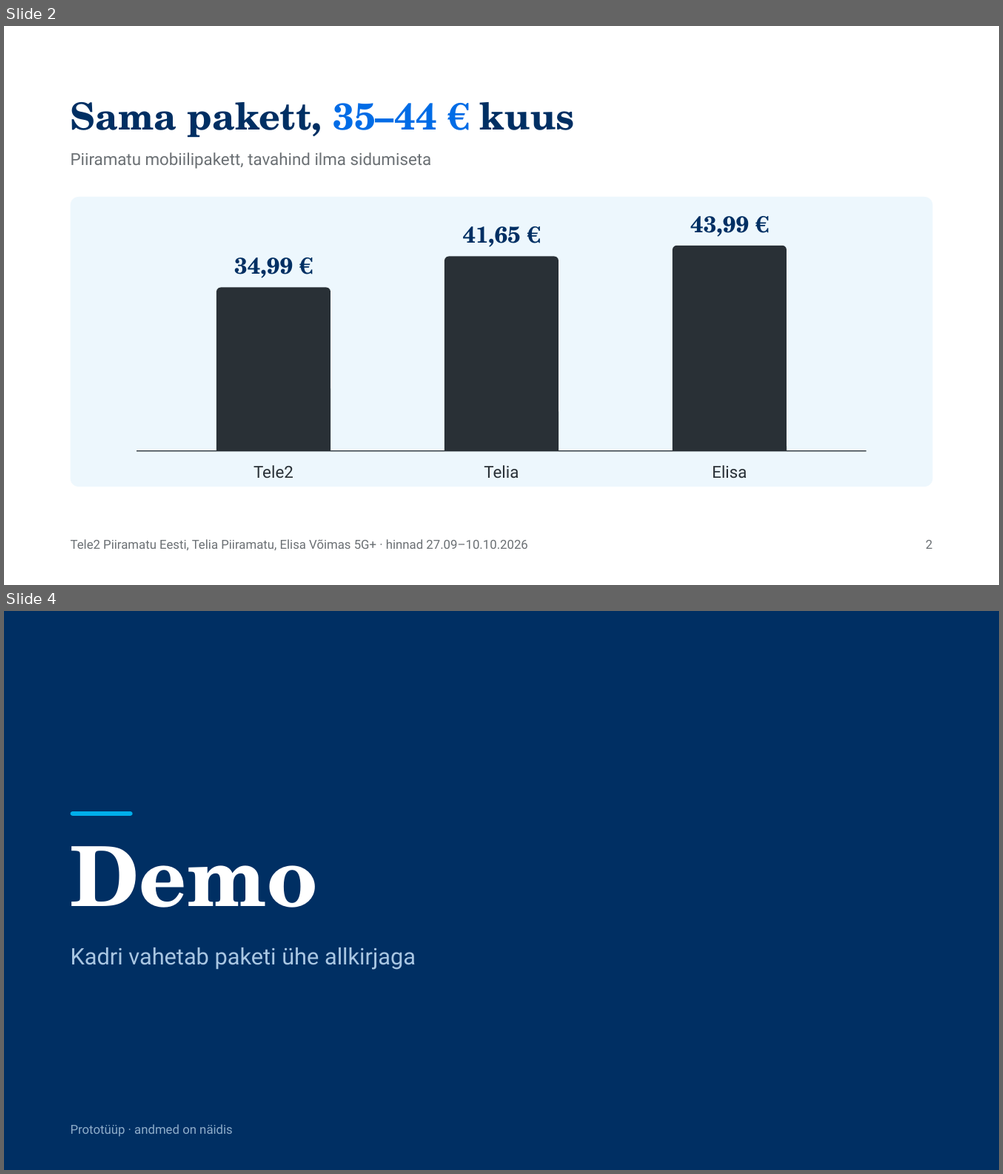
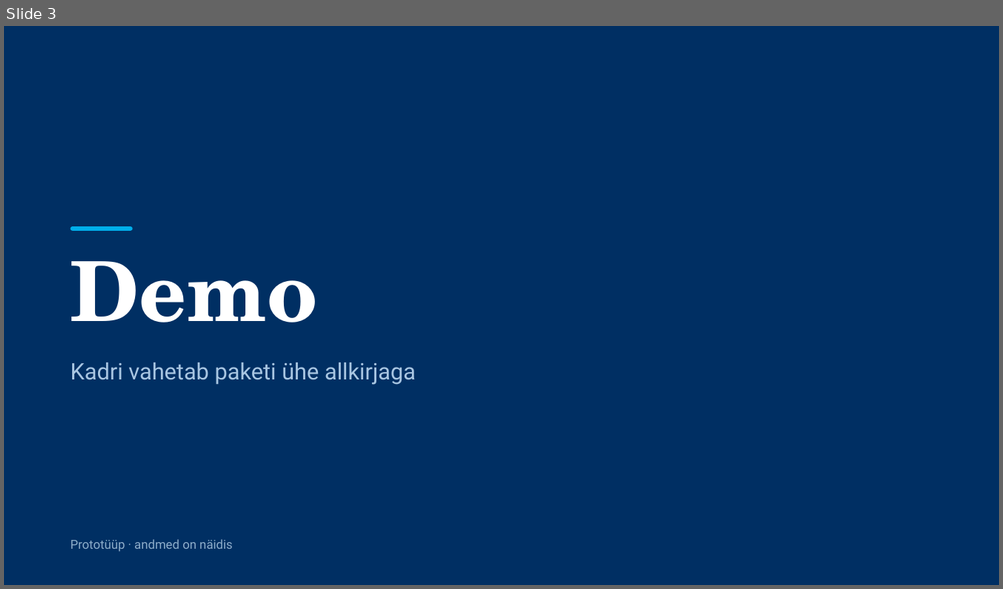
Before and after one commit to ulaurson/tuleva-kogum, a slide deck: esitlus/tuleva-kogum-pitch.pptx. Shown one above the other, each under a label of ours: slides 2 and 4 before the commit, slide 3 after it; the slides between them are not shown. The pictures are 1003x1174 and 1003x589 pixels, drawn with LibreOffice and Linux fonts; fonts in the diff are those of the drawing. Boxes give left, top, right and bottom in pixels: in the first picture for what was removed or moved away, otherwise in the second. Text is boxed around its words. In the diff, an @@ line names an element or a change of style, - is before the commit and + after.

```diff
--- a/esitlus/tuleva-kogum-pitch.pptx
+++ b/esitlus/tuleva-kogum-pitch.pptx
@@ slide 2 removed at (4, 26, 999, 585), background #FFFFFF @@
@@ title removed at (71, 102, 575, 138) @@
-Sama pakett, 35–44 € kuus
@@ text removed at (71, 153, 432, 169) @@
-Piiramatu mobiilipakett, tavahind ilma sidumiseta
@@ rounded rectangle removed at (71, 197, 933, 487) @@
@@ text removed at (690, 216, 748, 237) @@
-43,99 €
@@ text removed at (463, 227, 521, 247) @@
-41,65 €
@@ freeform shape removed at (672, 245, 787, 451) @@
@@ text removed at (234, 258, 293, 278) @@
-34,99 €
@@ freeform shape removed at (444, 257, 558, 451) @@
@@ freeform shape removed at (216, 288, 331, 452) @@
@@ rectangle removed at (136, 451, 867, 452) @@
@@ text removed at (253, 466, 293, 478) @@
-Tele2
@@ text removed at (484, 466, 518, 478) @@
-Telia
@@ text removed at (711, 466, 746, 478) @@
-Elisa
@@ text removed at (71, 540, 527, 551) @@
-Tele2 Piiramatu Eesti, Telia Piiramatu, Elisa Võimas 5G+ · hinnad 27.09–10.10.2026
@@ text removed at (925, 540, 932, 549) @@
-2
@@ what was slide 4 is now slide 3 @@
```
Also in this commit, not shown: 3 slides changed, 8 slides added, 5 other slides removed, 1 other file.
